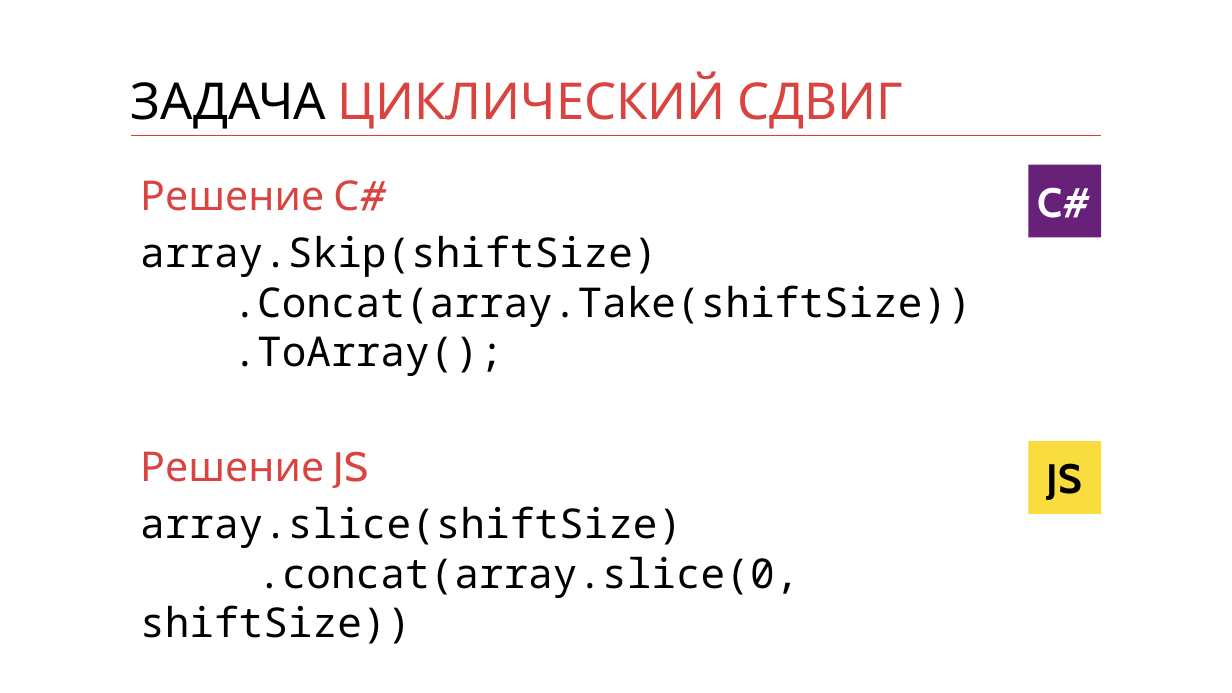
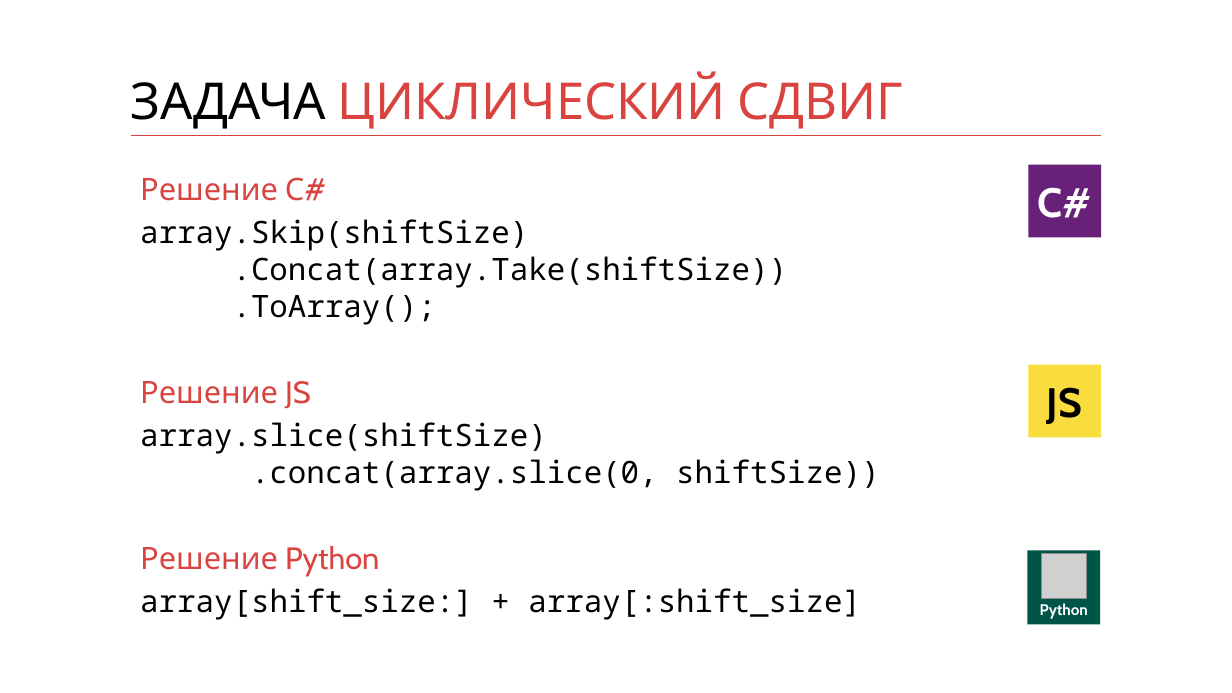
Before and after one commit to kontur-courses/clean-code, a slide deck: slide 32 of clean-code.pptx (slide 31 before the commit). Drawn at 1232x693 pixels with LibreOffice and Linux fonts; fonts in the diff are those of the drawing; grey boxes stand for pictures. Boxes give left, top, right and bottom in pixels: in the first picture for what was removed or moved away, otherwise in the second. Text is boxed around its words. In the diff, an @@ line names an element or a change of style, - is before the commit and + after.

Commit message:
add python in presentation

```diff
--- a/clean-code.pptx
+++ b/clean-code.pptx
@@ text at (140, 177, 879, 491): size 32 to 24 pt in "Решение С#", "array.Skip(shiftSize) .Concat(array.Take(shiftSize)) .ToArra ...", "Решение JS", "array.slice(shiftSize) .concat(array.slice(0, shiftSize))"; less space between paragraphs @@
@@ rectangle "JS": place and size @@
-rectangle "JS" at (1029, 441, 1102, 514)
+rectangle "JS" at (1029, 365, 1102, 438)
@@ text at (140, 546, 861, 620): paragraphs added @@
+Решение Python
+array[shift_size:] + array[:shift_size]
@@ rectangle added at (1028, 550, 1101, 624), fill #005548, 12 pt, text #FFFFFF, bold @@
+Python
@@ picture added at (1042, 553, 1087, 598) @@
```
Also in this commit, not shown: 2 other slides changed, 6 slides added.
